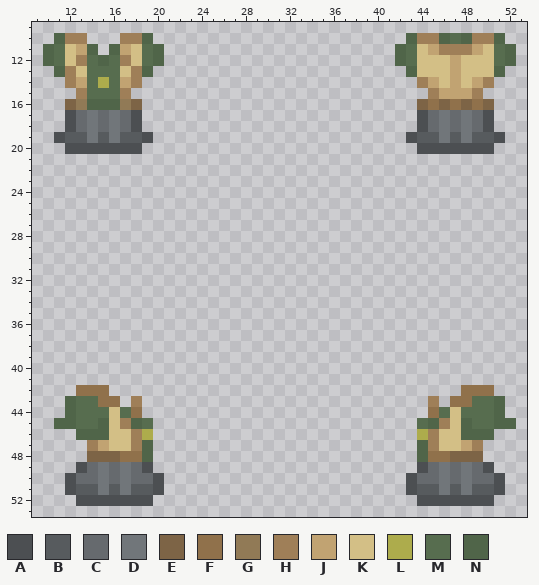
Pixel-art sprite: Resources/Textures/_Moffstation/Clothing/Uniforms/Jumpskirt/meteorologist.rsi/equipped-INNERCLOTHING-monkey.png. That is the earlier state.
The file is 64x64 pixels. Colours within 5 levels of each other are drawn and written as one. Shown: x 9..53, y 9..53.
Palette (. is transparent): A #4c4f52  B #575b5e  C #666a6e  D #71767a  E #7d6446  F #90714b  G #917a56  H #9f7f58  J #c1a372  K #d3bf86  L #adac4c  M #576d4f  N #506549
After the commit:
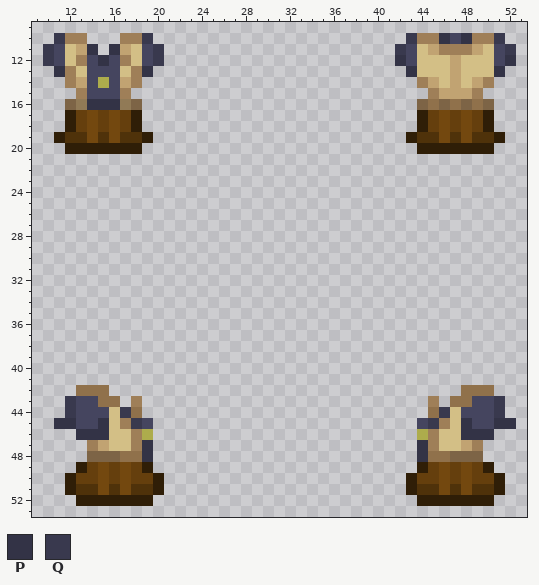
Colours new in this view: P #333346  Q #39394e
The exact change:
@@ palette @@
-A #4c4f52
+A #2f1e07
-B #575b5e
+B #4f320a
-C #666a6e
+C #653f0d
-D #71767a
+D #73480f
-M #576d4f
+M #45455f
@@ x 9..53 @@
  9 .............................................
-10 ..NHH...HHN.......................NHHNMNHHN..
-11 .NMKJN.NJKMN.....................NMKJHHHJKMN.
-12 .NMKHMNMHKMN.....................NMKKKJKKKMN.
-13 ..NHKMMMKHN.......................NKKKJKKKN..
+10 ..QHH...HHQ.......................QHHPMPHHQ..
+11 .QMKJP.PJKMQ.....................QMKJHHHJKMQ.
+12 .QMKHMPMHKMQ.....................PMKKKJKKKMP.
+13 ..PHKMMMKHP.......................PKKKJKKKP..
 14 ...HJMLMJH.........................HJKJKJH...
 15 ....HMMMH...........................HJJJH....
-16 ...EGNNNGE.........................EFEFEFE...
+16 ...EGPPPGE.........................EFEFEFE...
 17 ...ACDCDCA.........................ACDCDCA...
@@ x 9..53 @@
 42 ....FFF................................FFF...
-43 ...NMMFF.H..........................H.FFMMN..
-44 ...NMMMKMF..........................FMKMMMN..
-45 ..NNMMNKHNM........................MNHKNMMNN.
-46 ....NNNKKHL........................LHKKNNN...
-47 .....HJKKHN........................NHKKJH....
-48 .....EEEFFN........................NFFEEE....
+43 ...QMMFF.H..........................H.FFMMQ..
+44 ...QMMMKQF..........................FQKMMMQ..
+45 ..PPMMPKHQM........................MQHKPMMPP.
+46 ....PPPKKHL........................LHKKPPP...
+47 .....HJKKHP........................PHKKJH....
+48 .....EEEFFP........................PFFEEE....
 49 ....ACDCDCA........................ACDCDCA...
Where, in picture pixels (left, top, right, bottom), the same in both pictures:
changed: (43, 33, 164, 154)
changed: (395, 33, 516, 154)
changed: (54, 396, 164, 506)
changed: (406, 396, 516, 506)
